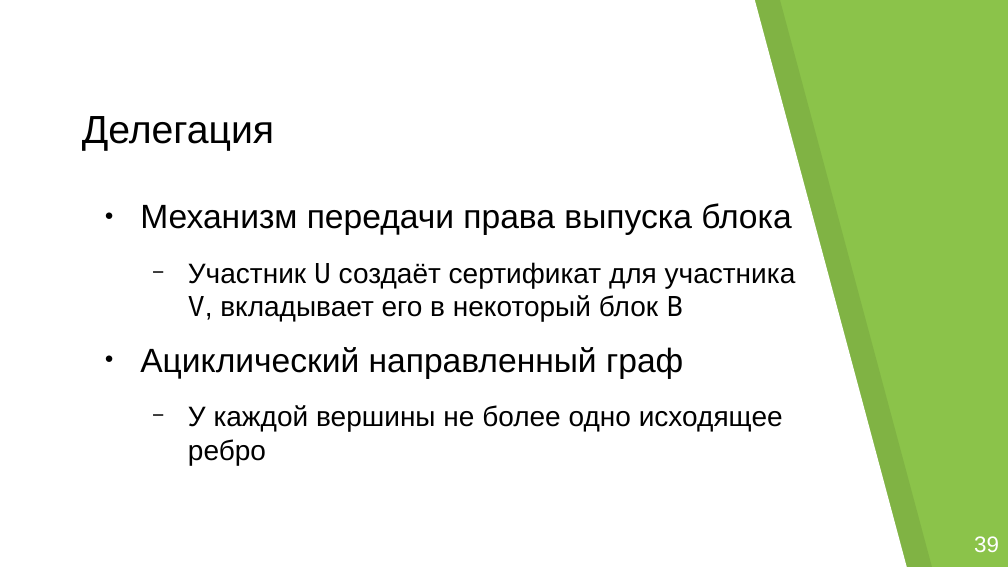
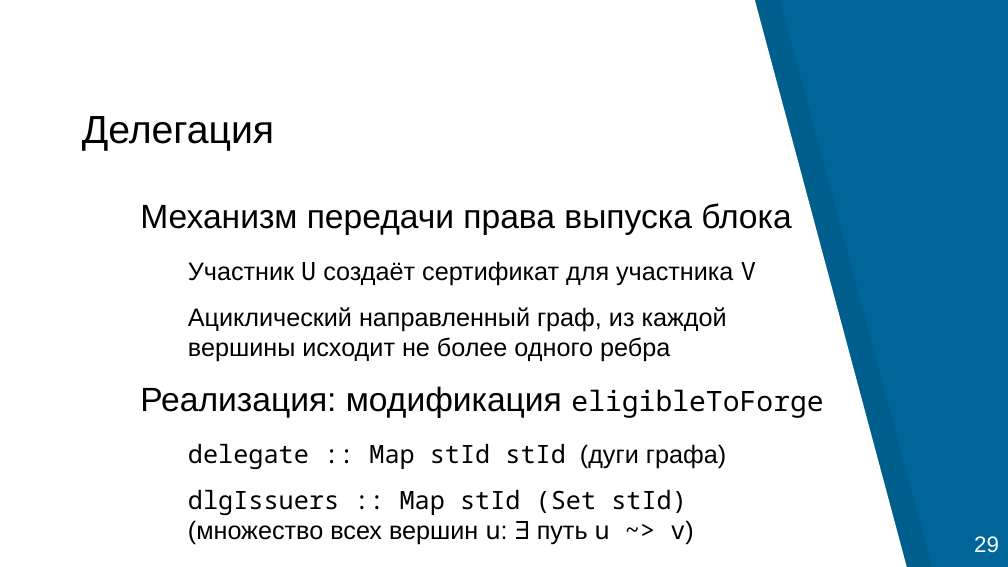
Before and after one commit to georgeee/itmo-master-thesis, a slide deck: slide 20 of presentation.odp (slide 16 before the commit). Drawn at 1008x567 pixels with LibreOffice and Linux fonts; fonts in the diff are those of the drawing; background and template pictures are left out. Boxes give left, top, right and bottom in pixels: in the first picture for what was removed or moved away, otherwise in the second. Text is boxed around its words. In the diff, an @@ line names an element or a change of style, - is before the commit and + after.

```diff
--- a/presentation.odp
+++ b/presentation.odp
@@ background #8BC34A to #006699 @@
@@ text at (140, 261, 823, 545): text changed; size 20 to 18 pt @@
-  − Участник U создаёт сертификат для учаcтника V, вкладывает его в некоторый блок B
-● Ациклический направленный граф
-  − У каждой вершины не более одно исходящее ребро
+  − Участник U создаёт сертификат для учаcтника V
+  − Ациклический направленный граф, из каждой вершины исходит не более одного ребра
+● Реализация: модификация eligibleToForge
+  − delegate :: Map stId stId (дуги графа)
+  − dlgIssuers :: Map stId (Set stId) (множество всех вершин u: ∃ путь u ~> v)
@@ page number added at (811, 515, 980, 567), 16 pt, text #FFFFFF @@
+20 /
@@ page number removed at (831, 520, 980, 567) @@
-16 /
@@ text at (974, 536, 999, 553): text changed @@
-39
+29
```
Also in this commit, not shown: 22 other slides changed, 2 slides added, 12 slides removed.
